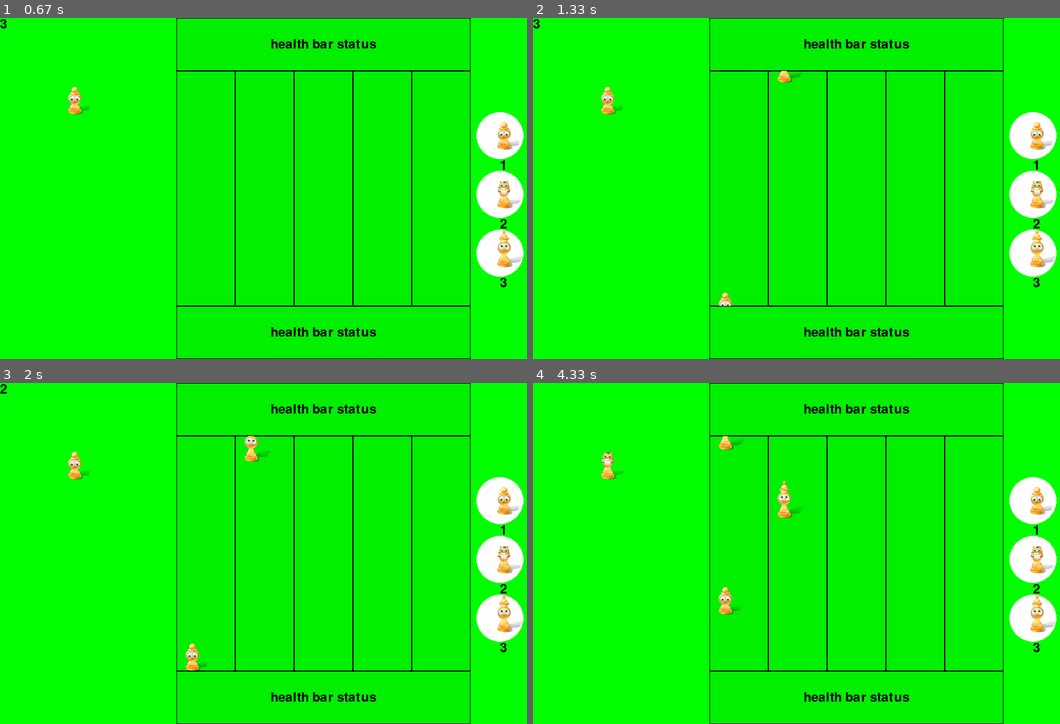
Above: before the commit, frames 1-4 (two rows, left to right).
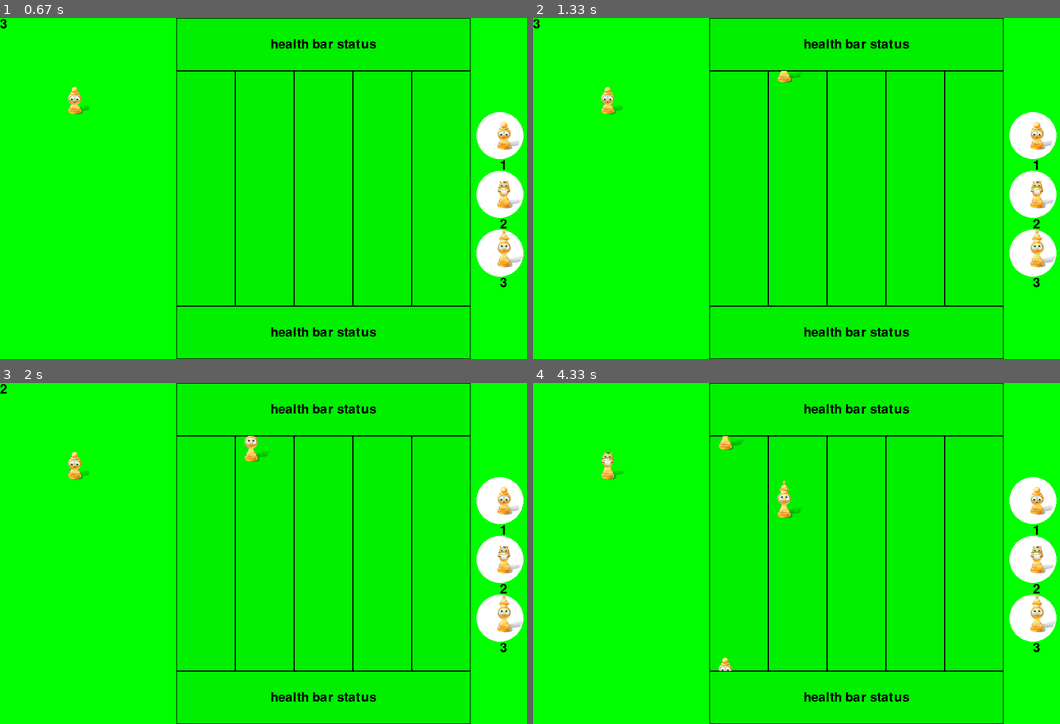
Above: after the commit, the same moments.

Repository: kresnamuharram/Pygame---Hago-Game---Adu-Domba
Game: pygame game, started from pygame_hago.py
Same seed, same stepped clock (60 frames per second), same inputs: the game is played once before the commit and once after it.
Inputs:
- Up to frame 1 (0.67 s): tap 0 at 0.33 s
- Up to frame 2 (1.33 s): no input
- Up to frame 3 (2 s): no input
- Up to frame 4 (4.33 s): no input

Frame 1 is identical in both runs. In frame 2, less than 0.1% of the frame differs, in the area x 35-38%, y 80-85%; in frame 3, 0.2%; in frame 4, 0.3%, in the area x 35-40%, y 59-85%.

Commit message:
mencoba dengan for loop untuk tabrakan pada player yang sama

Diff:
--- a/pygame_hago.py
+++ b/pygame_hago.py
@@ -77,7 +77,7 @@
 ########################################
 #player func array
 def player_array0():
-    global jalur0_trek
+    global jalur0_trek,variabel0_jalur1_pemain
 
     for player in jalur0_array:
         if player.y <= 90:
@@ -89,8 +89,14 @@
 
     if jalur0_trek:
         for player in jalur0_array:
+            for player_new in jalur0_array:
+                if player_new.rect[1]==player.rect[1]:
+                    continue
+                elif 0> player_new.rect[1]-player.rect[1] > (-70):
+                    player_new.power += player.power
+                    print(player_new.power)
             if len(jalur0_array_enemy) == 0:
-                player.y -= 4
+                player.y -= 1
             else:
                 for enemy in jalur0_array_enemy:
                     if player.rect[1]-enemy.rect[1] <=70:
@@ -101,7 +107,7 @@
                         elif player.power-enemy.power == 0:
                             player.y = player.y
                     else:
-                        player.y -= 4
+                        player.y -= 1
 def player_array1():
     global jalur1_trek
 
@@ -360,6 +366,12 @@
 jalur2_trek = False
 jalur3_trek = False
 jalur4_trek = False
+#variabel 0 untuk looping pada array pemain
+variabel0_jalur1_pemain = 0
+variabel0_jalur2_pemain = 0
+variabel0_jalur3_pemain = 0
+variabel0_jalur4_pemain = 0
+variabel0_jalur5_pemain = 0
 #array enemy
 jalur0_array_enemy = []
 jalur1_array_enemy = []
@@ -371,6 +383,14 @@
 jalur2_trek_enemy = False
 jalur3_trek_enemy = False
 jalur4_trek_enemy = False
+#variabel 0 untuk looping pada array enemy
+variabel0_jalur1_enemy = 0
+variabel0_jalur2_enemy = 0
+variabel0_jalur3_enemy = 0
+variabel0_jalur4_enemy = 0
+variabel0_jalur5_enemy = 0
+
+
 #variable
 enemy_count = 0
 time_waiting = 0
